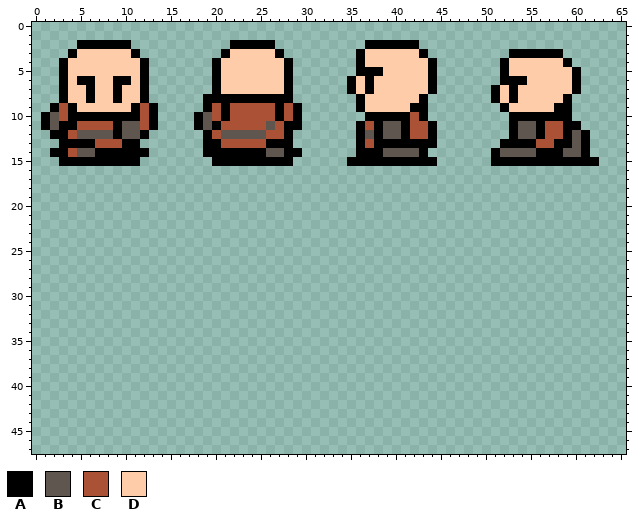
Pixel-art file, stored at assets/players_16px.aseprite. This is how it looked before the edit.
256x256 pixels, 1 frame. Shown: x 0..65, y 0..47.
Palette (. is transparent): A #000000  B #5f574f  C #ab5236  D #ffccaa
Pixels before (only the part around the change), first column x 0:
 0 ..................................................................
 1 ..................................................................
 2 .....AAAAAA...........AAAAA..........AAAAAA.......................
 3 ....ADDDDDDA.........ADDDDDA........ADDDDDDA.........AAAAAA.......
 4 ...ADDDDDDDDA.......ADDDDDDDA.......ADDDDDDDA.......ADDDDDDA......
 5 ...ADDDDDDDDA.......ADDDDDDDA.......AAADDDDDA.......ADDDDDDDA.....
 6 ...ADAADDAADA.......ADDDDDDDA......ADADDDDDDA.......AAADDDDDA.....
 7 ...ADDADDADDA.......ADDDDDDDA......ADADDDDDDA......ADADDDDDDA.....
 8 ...ADDADDADDA......AAAAAAAAAA.......ADDDDDDA.......ADADDDDDA......
 9 ..ACADDDDDDACA.....ACACCCCCACA......ADDDDDAA........ADDDDDAA......
10 .ABCAAAAAAAACA....ABCACCCCCACA.......AAAAACA.........AAAAAAA......
11 .ABAACCCCABBCA....ABACCCCCBCAA......ACABBACCA........ABBACCAA.....
12 ..AACBBBBABBA......ACBBBBBCCA.......ABABBACCA........ABBACCABA....
13 ...AAAACCCAA.......AACCCCCAAA.......ACAAAAAAA.......AAAACCAABA....
14 ..AACBBAAAAAA......AAAAAAABBAA......AAABBBBA.......ABBBBAAABBA....
15 ...AAAAAAAAA........AAAAAAAAA......AAAAAAAAAA......AAAAAAAAAAAA...
16 ..................................................................
17 ..................................................................
18 ..................................................................
19 ..................................................................
20 ..................................................................
21 ..................................................................
22 ..................................................................
23 ..................................................................
24 ..................................................................
25 ..................................................................
26 ..................................................................
27 ..................................................................
28 ..................................................................
29 ..................................................................
30 ..................................................................
31 ..................................................................
32 ..................................................................
33 ..................................................................
34 ..................................................................
35 ..................................................................
36 ..................................................................
37 ..................................................................
38 ..................................................................
39 ..................................................................
40 ..................................................................
41 ..................................................................
42 ..................................................................
43 ..................................................................
44 ..................................................................
45 ..................................................................
46 ..................................................................
47 ..................................................................
The same view after the edit:
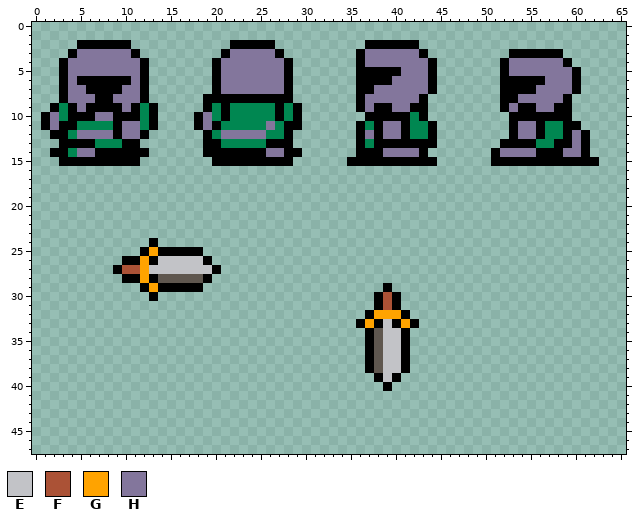
Colours new in this view: E #c2c3c7  F #ab5236  G #ffa300  H #83769c
Change:
colour C: #ab5236 -> #008751
y 3: x 5..10 DDDDDD -> HHHHHH; x 22..26 DDDDD -> HHHHH; x 37..42 DDDDDD -> HHHHHH
y 4: x 4..11 DDDDDDDD -> HHHHHHHH; x 21..27 DDDDDDD -> HHHHHHH; x 37..43 DDDDDDD -> HHHHHHH; x 53..58 DDDDDD -> HHHHHH
y 5: x 4..11 DDDDDDDD -> HHHHHHHH; x 21..27 DDDDDDD -> HHHHHHH; x 39..43 DDDDD -> AAHHH; x 53..59 DDDDDDD -> HHHHHHH
y 6: x 4 D -> H; x 7..8 DD -> AA; x 11 D -> H; x 21..27 DDDDDDD -> HHHHHHH; x 35..36 AD -> .A; x 38..43 DDDDDD -> AAHHHH; x 55..59 DDDDD -> AAHHH
y 7: x 4..5 DD -> HH; x 7..8 DD -> AA; x 10..11 DD -> HH; x 21..27 DDDDDDD -> HHHHHHH; x 35..36 AD -> .A; x 38..43 DDDDDD -> HHHHHH; x 51..52 AD -> .A; x 54..59 DDDDDD -> AAHHHH
y 8: x 4..11 DDADDADD -> HHHAAHHH; x 37..42 DDDDDD -> HHHHHH; x 51..52 AD -> .A; x 54..58 DDDDD -> HHHHH
y 9: x 5..10 DDDDDD -> HAAAAH; x 37..41 DDDDD -> HAAHH; x 53..57 DDDDD -> HAAHH
y 10: x 2 B -> H; x 7..8 AA -> HH; x 19 B -> H
y 11: x 2 B -> H; x 10..11 BB -> HH; x 19 B -> H; x 26 B -> H; x 39..40 BB -> HH; x 54..55 BB -> HH
y 12: x 5..8 BBBB -> HHHH; x 10..11 BB -> HH; x 21..25 BBBBB -> HHHHH; x 37 B -> H; x 39..40 BB -> HH; x 54..55 BB -> HH; x 60 B -> H
y 13: x 60 B -> H
y 14: x 5..6 BB -> HH; x 26..27 BB -> HH; x 39..42 BBBB -> HHHH; x 52..55 BBBB -> HHHH; x 59..60 BB -> HH
y 24: x 13 . -> A
y 25: x 12..18 ....... -> AGAAAAA
y 26: x 10..19 .......... -> AAGAEEEEEA
y 27: x 9..20 ............ -> AFFGEEEEEEEA
y 28: x 10..19 .......... -> AAGABBBBBA
y 29: x 12..18 ....... -> AGAAAAA; x 39 . -> A
y 30: x 13 . -> A; x 38..40 ... -> AFA
y 31: x 38..40 ... -> AFA
y 32: x 37..41 ..... -> AGGGA
y 33: x 36..42 ....... -> AGAEAGA
y 34..38: x 37..41 ..... -> ABEEA
y 39: x 38..40 ... -> AEA
y 40: x 39 . -> A
Where, in picture pixels (left, top, right, bottom), the same in both pictures:
changed: (50, 49, 149, 157)
changed: (203, 49, 293, 157)
changed: (347, 49, 428, 157)
changed: (491, 58, 581, 157)
added: (113, 238, 221, 301)
added: (356, 283, 419, 391)
